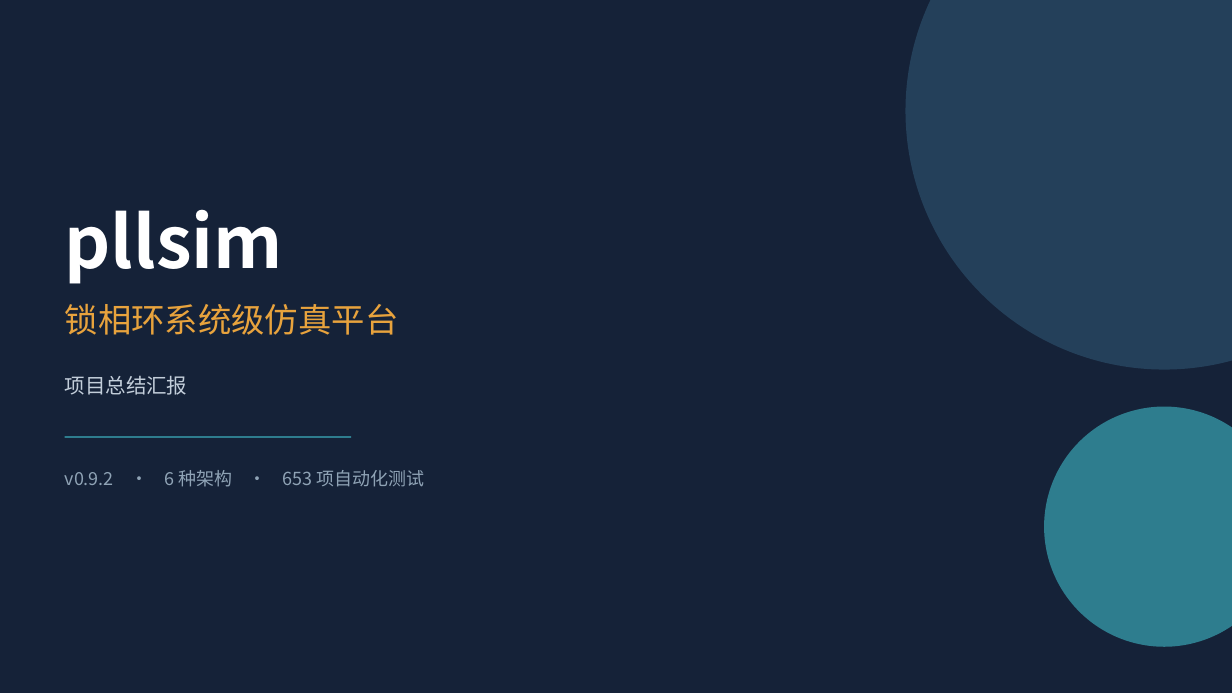
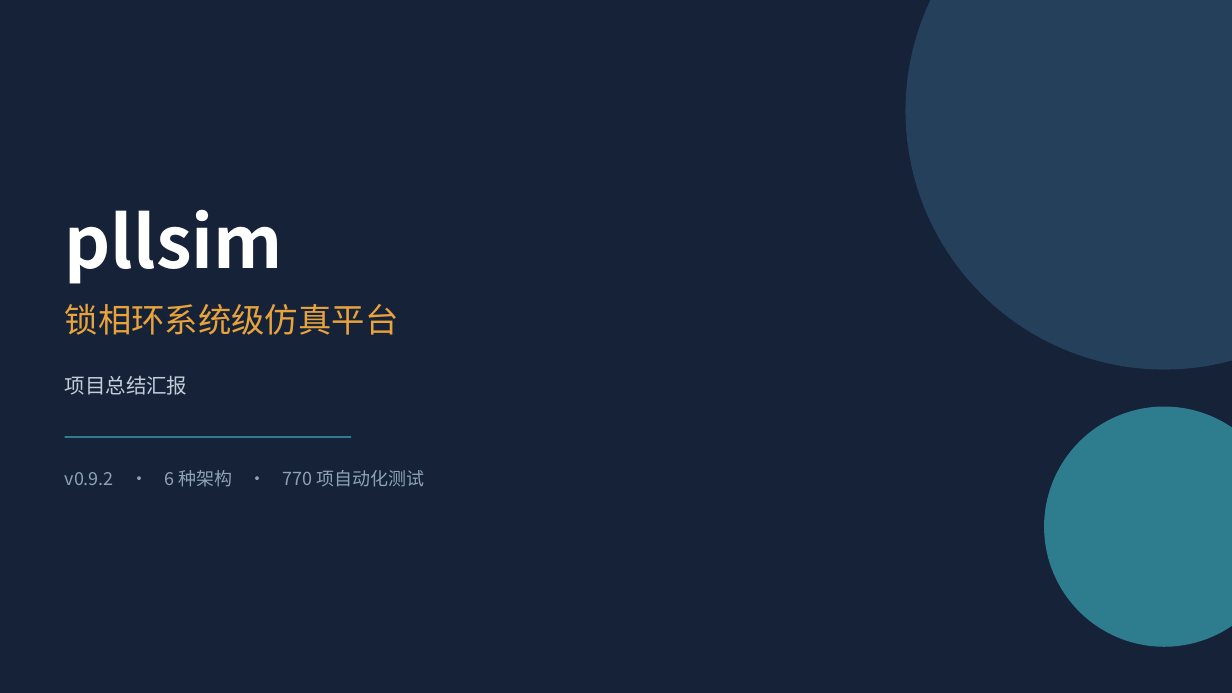
Before and after one commit to alexyudragonsword-collab/pll_simulator, a slide deck: slide 1 of docs/reports/pllsim-项目总结-v0.9.2.pptx. Drawn at 1232x693 pixels with LibreOffice and Linux fonts; fonts in the diff are those of the drawing. Boxes give left, top, right and bottom in pixels: in the first picture for what was removed or moved away, otherwise in the second. Text is boxed around its words. In the diff, an @@ line names an element or a change of style, - is before the commit and + after.

```diff
--- a/docs/reports/pllsim-项目总结-v0.9.2.pptx
+++ b/docs/reports/pllsim-项目总结-v0.9.2.pptx
@@ text at box(65, 470, 425, 487): text changed @@
-v0.9.2 · 6 种架构 · 653 项自动化测试
+v0.9.2 · 6 种架构 · 770 项自动化测试
```
Also in this commit, not shown: 2 other slides changed, 10 other files.
